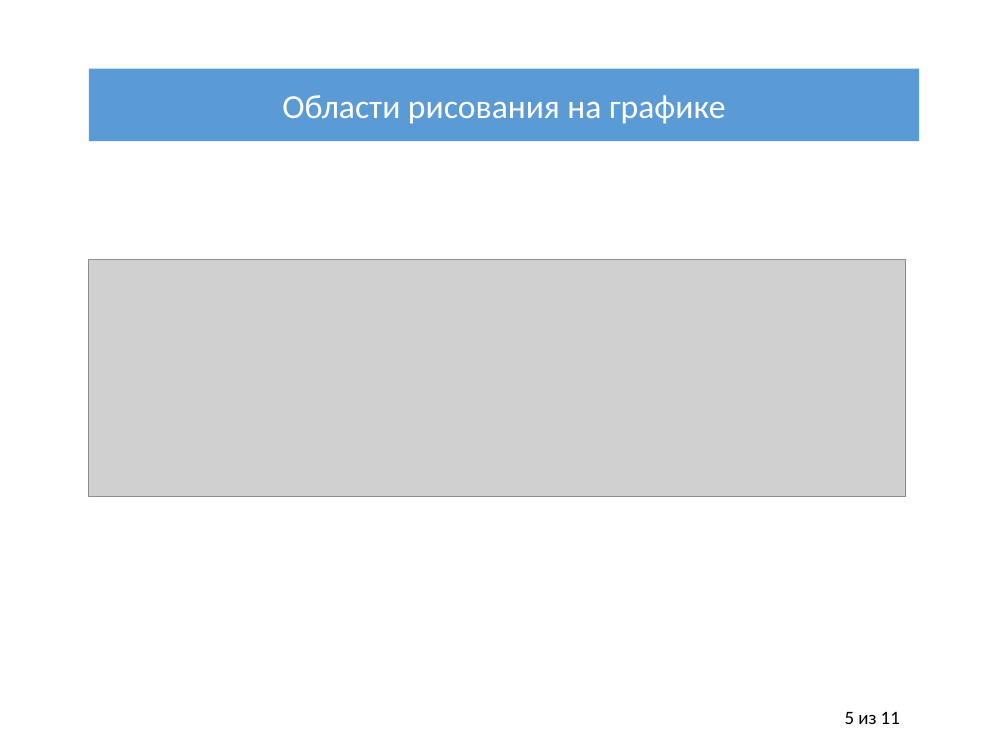
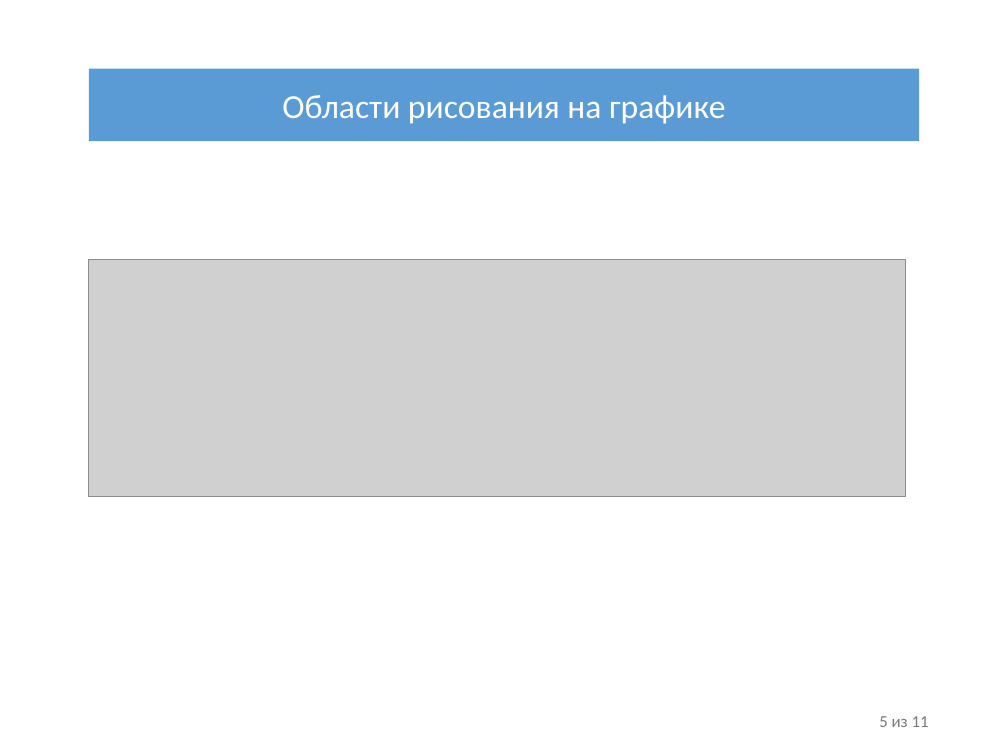
Before and after one commit to IliiaDenisov/masters-thesis, a slide deck: slide 5 of Презентация диплома.pptx. Drawn at 1008x756 pixels with LibreOffice and Linux fonts; fonts in the diff are those of the drawing; grey boxes stand for pictures. Boxes give left, top, right and bottom in pixels: in the first picture for what was removed or moved away, otherwise in the second. Text is boxed around its words. In the diff, an @@ line names an element or a change of style, - is before the commit and + after.

```diff
--- a/Презентация диплома.pptx
+++ b/Презентация диплома.pptx
@@ page number removed at [845,712,900,724] @@
-5 из 11
@@ text added at [879,716,929,727], 12 pt, text #797979 @@
+5 из 11
```
Also in this commit, not shown: 10 other slides changed.
